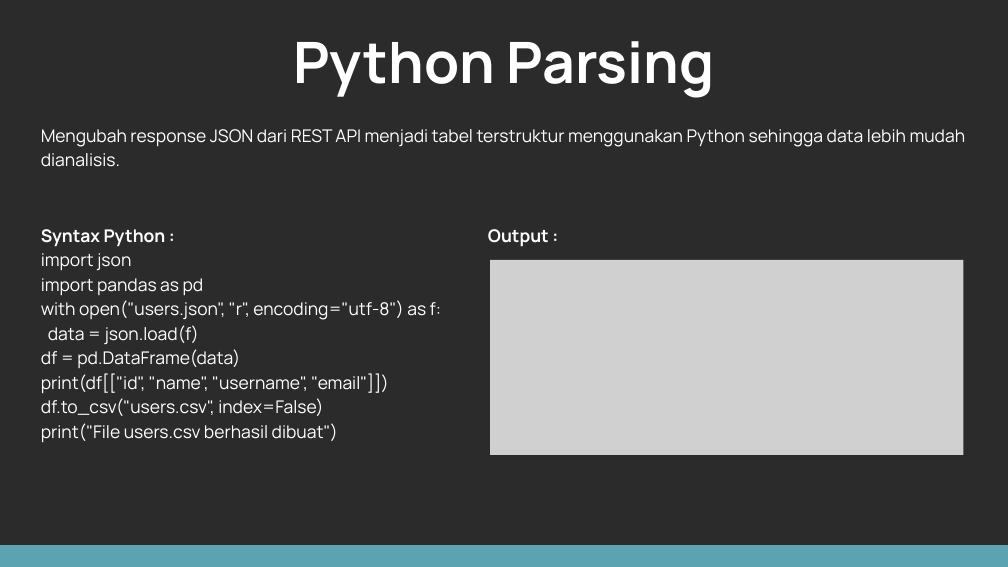
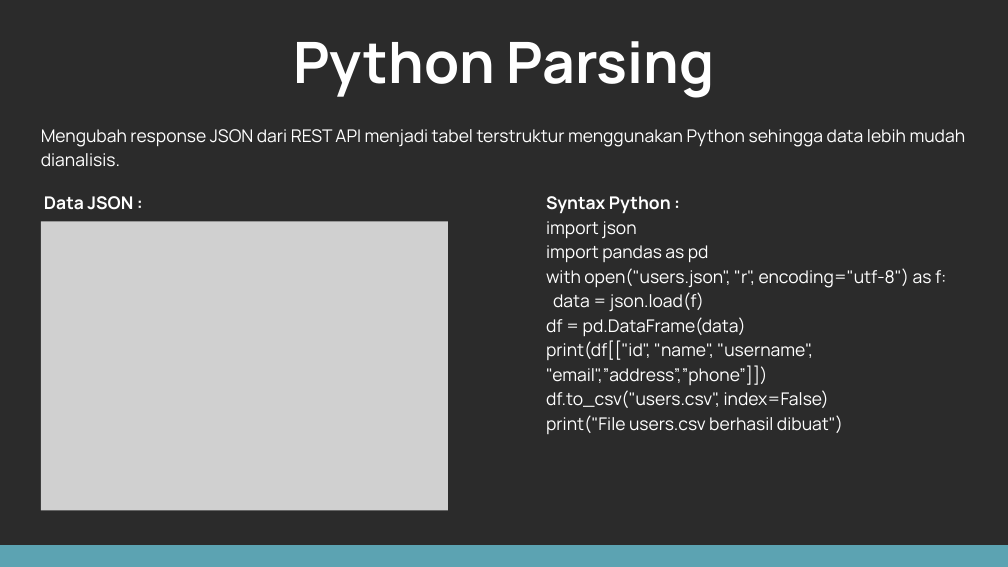
Before and after one commit to RizqoMuchsin18/UTS-Communication-Protocol-Kelompok-01, a slide deck: slide 8 of ppt/UTS_CP_Reguler_Kelompok01_Presentation.pptx. Drawn at 1008x567 pixels with LibreOffice and Linux fonts; fonts in the diff are those of the drawing; grey boxes stand for pictures; background and template pictures are left out; a plain dark background stands for a picture behind light text. Boxes give left, top, right and bottom in pixels: in the first picture for what was removed or moved away, otherwise in the second. Text is boxed around its words. In the diff, an @@ line names an element or a change of style, - is before the commit and + after.

```diff
--- a/ppt/UTS_CP_Reguler_Kelompok01_Presentation.pptx
+++ b/ppt/UTS_CP_Reguler_Kelompok01_Presentation.pptx
@@ text added at bbox=[44, 196, 133, 210], 25 pt, text #FFFFFF, bold @@
+Data JSON :
@@ text "Syntax Python :": place and size @@
-text "Syntax Python :" at bbox=[41, 229, 441, 442]
+text "Syntax Python :" at bbox=[546, 196, 946, 434]
@@ picture added at bbox=[41, 221, 448, 510] @@
@@ text removed at bbox=[488, 229, 549, 246] @@
-Output :
@@ picture removed at bbox=[490, 260, 964, 455] @@
@@ text at bbox=[546, 340, 813, 385]: text changed @@
-print(df[["id", "name", "username", "email"]])
+print(df[["id", "name", "username", "email",”address”,”phone”]])
```
Also in this commit, not shown: 3 other slides changed, 1 slide added.
